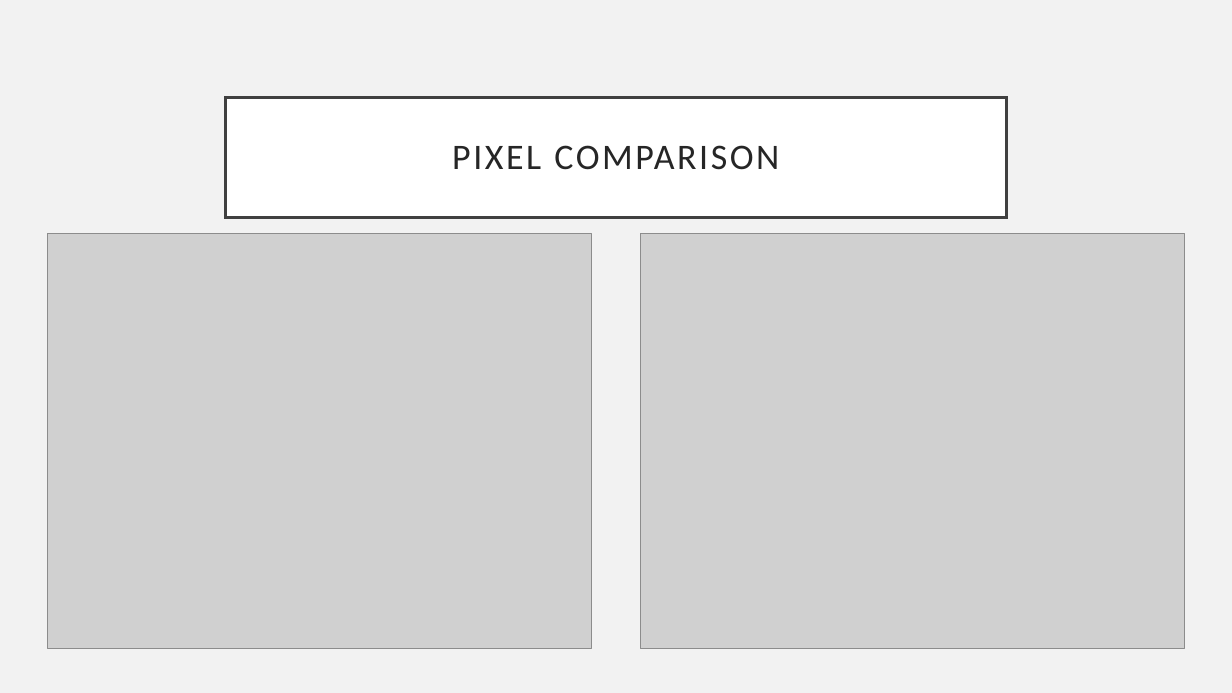
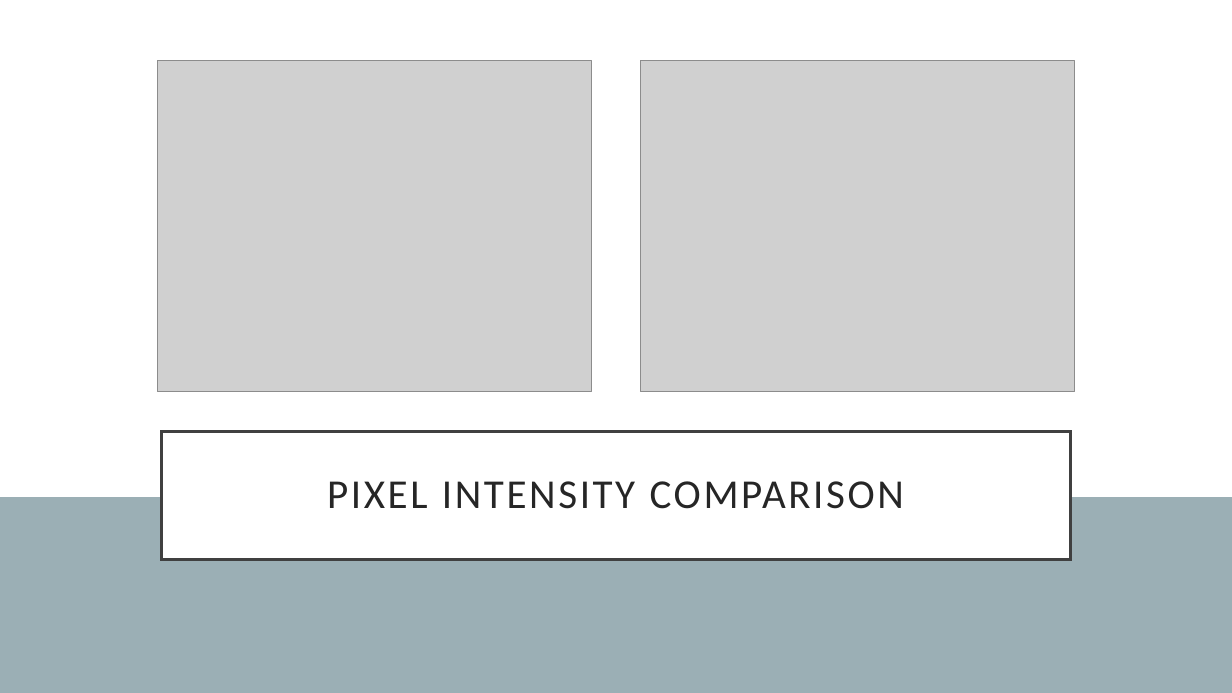
Before and after one commit to deannagould/phase4_imageclassification, a slide deck: slide 4 of Presentation.pptx. Drawn at 1232x693 pixels with LibreOffice and Linux fonts; fonts in the diff are those of the drawing; grey boxes stand for pictures. Boxes give left, top, right and bottom in pixels: in the first picture for what was removed or moved away, otherwise in the second. Text is boxed around its words. In the diff, an @@ line names an element or a change of style, - is before the commit and + after.

```diff
--- a/Presentation.pptx
+++ b/Presentation.pptx
@@ background #F2F2F2 to #9BAFB5 @@
@@ rectangle added at <box>0,0,1232,497</box>, fill #FFFFFF @@
@@ picture: place and size @@
-picture at <box>640,234,1185,649</box>
+picture at <box>157,61,592,392</box>
@@ picture: place and size @@
-picture at <box>47,234,592,649</box>
+picture at <box>640,61,1075,392</box>
@@ title "PIXEL INTENSITY COMPARISON": place and size @@
-title "PIXEL INTENSITY COMPARISON" at <box>226,97,1006,217</box>
+title "PIXEL INTENSITY COMPARISON" at <box>162,432,1070,559</box>
@@ title at <box>327,481,904,509</box>: text changed; size 28 to 32 pt @@
-PIXEL COMPARISON
+PIXEL INTENSITY COMPARISON
```
Also in this commit, not shown: 2 other slides changed, 9 other files.
